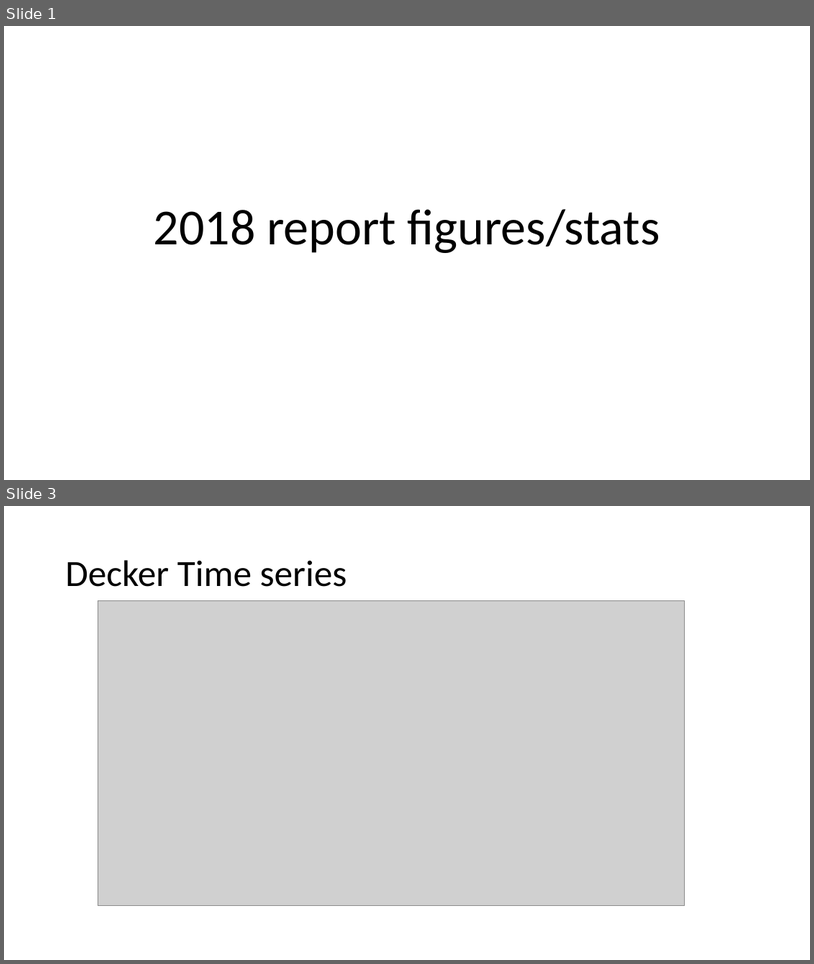
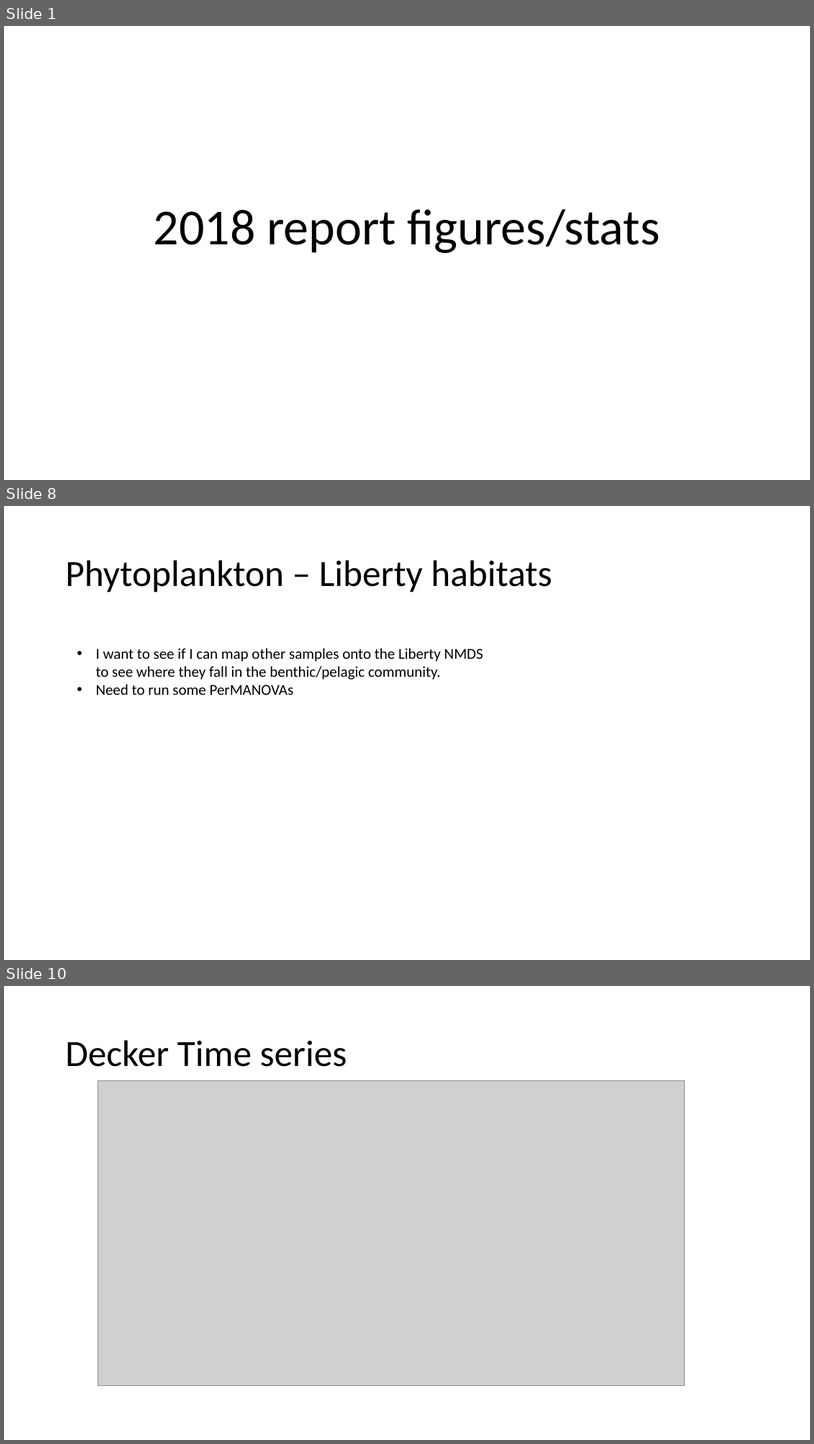
Before and after one commit to rosehartman/FRPreport2018, a slide deck: May phase IV analyses.pptx. Shown one above the other, each under a label of ours: slides 1 and 3 before the commit, slides 1, 8 and 10 after it; the slides between them are not shown. The pictures are 814x964 and 814x1444 pixels, drawn with LibreOffice and Linux fonts; fonts in the diff are those of the drawing; grey boxes stand for pictures. Boxes give left, top, right and bottom in pixels: in the first picture for what was removed or moved away, otherwise in the second. Text is boxed around its words. In the diff, an @@ line names an element or a change of style, - is before the commit and + after.

Commit message:
This is a shitty commit with too much in it. I updated the report, split out the univariate stats by gear type, fixed the spelling on Sac-San Joaquin, and did some other stuff.

```diff
--- a/May phase IV analyses.pptx
+++ b/May phase IV analyses.pptx
@@ slide 8 added at (4, 506, 810, 960), background #FFFFFF @@
@@ title added at (65, 560, 552, 592), 44 pt, text #000000 @@
+Phytoplankton – Liberty habitats
@@ text added at (96, 648, 484, 695), 18 pt, text #000000 @@
+• I want to see if I can map other samples onto the Liberty NMDS to see where they fall in the benthic/pelagic community.
+• Need to run some PerMANOVAs
@@ what was slide 3 is now slide 10 @@
```
Also in this commit, not shown: 1 slide changed, 6 other slides added, 1 slide removed, 10 other files.
